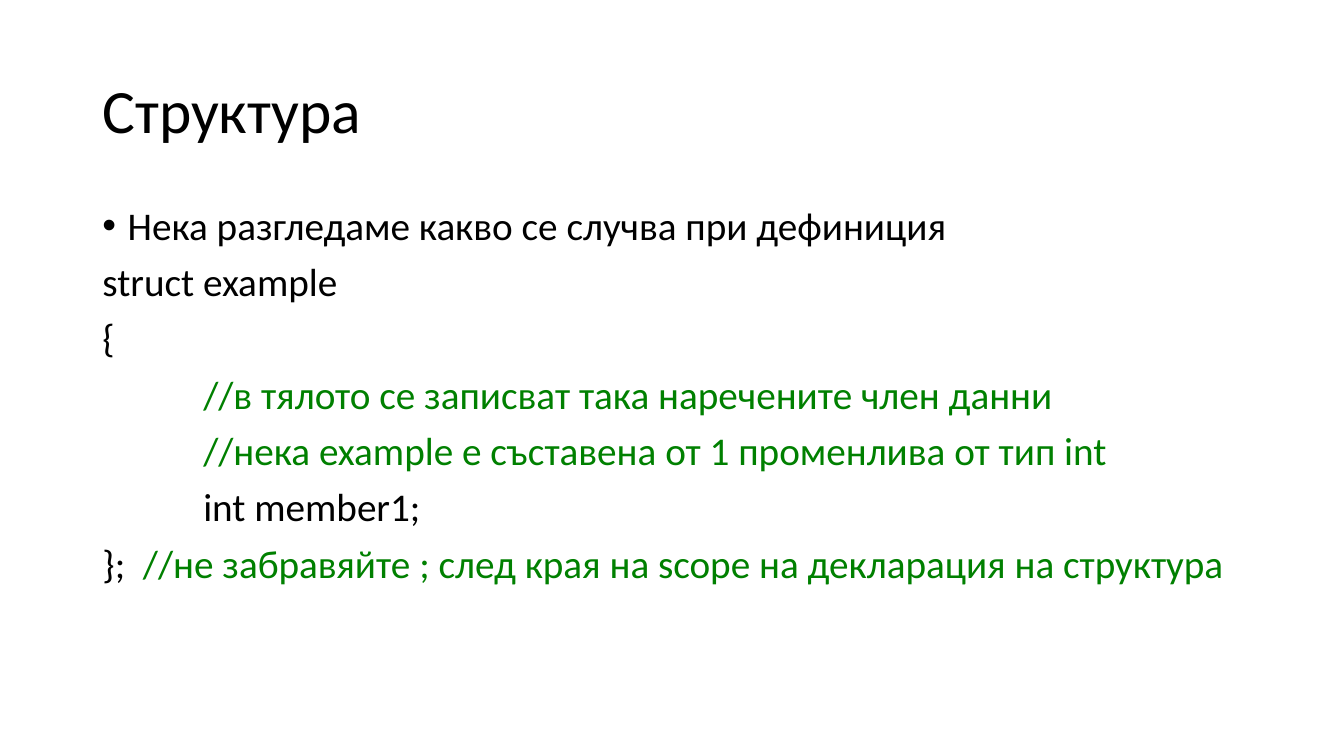
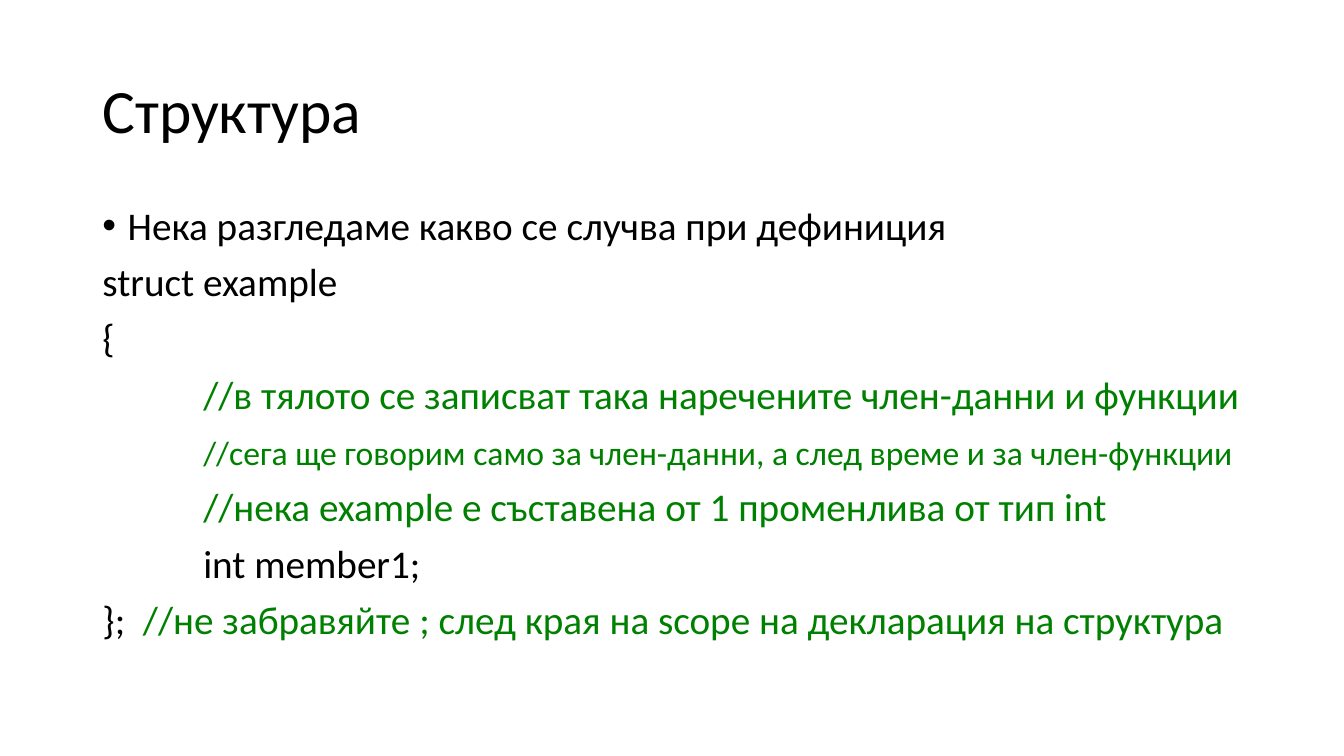
Before and after one commit to Mapmo/Uni-CPP, a slide deck: slide 81 of Introducing To Programming Materials/Consultation 3/Consultation3.pptx (slide 76 before the commit). Drawn at 1344x756 pixels with LibreOffice and Linux fonts; fonts in the diff are those of the drawing. Boxes give left, top, right and bottom in pixels: in the first picture for what was removed or moved away, otherwise in the second. Text is boxed around its words. In the diff, an @@ line names an element or a change of style, - is before the commit and + after.

```diff
--- a/Introducing To Programming Materials/Consultation 3/Consultation3.pptx
+++ b/Introducing To Programming Materials/Consultation 3/Consultation3.pptx
@@ text at [203,381,1239,471]: text changed; size 28 to 24 pt @@
-//в тялото се записват така наречените член данни
+//в тялото се записват така наречените член-данни и функции
+//сега ще говорим само за член-данни, а след време и за член-функции
```
Also in this commit, not shown: 5 other slides changed, 7 slides added.
